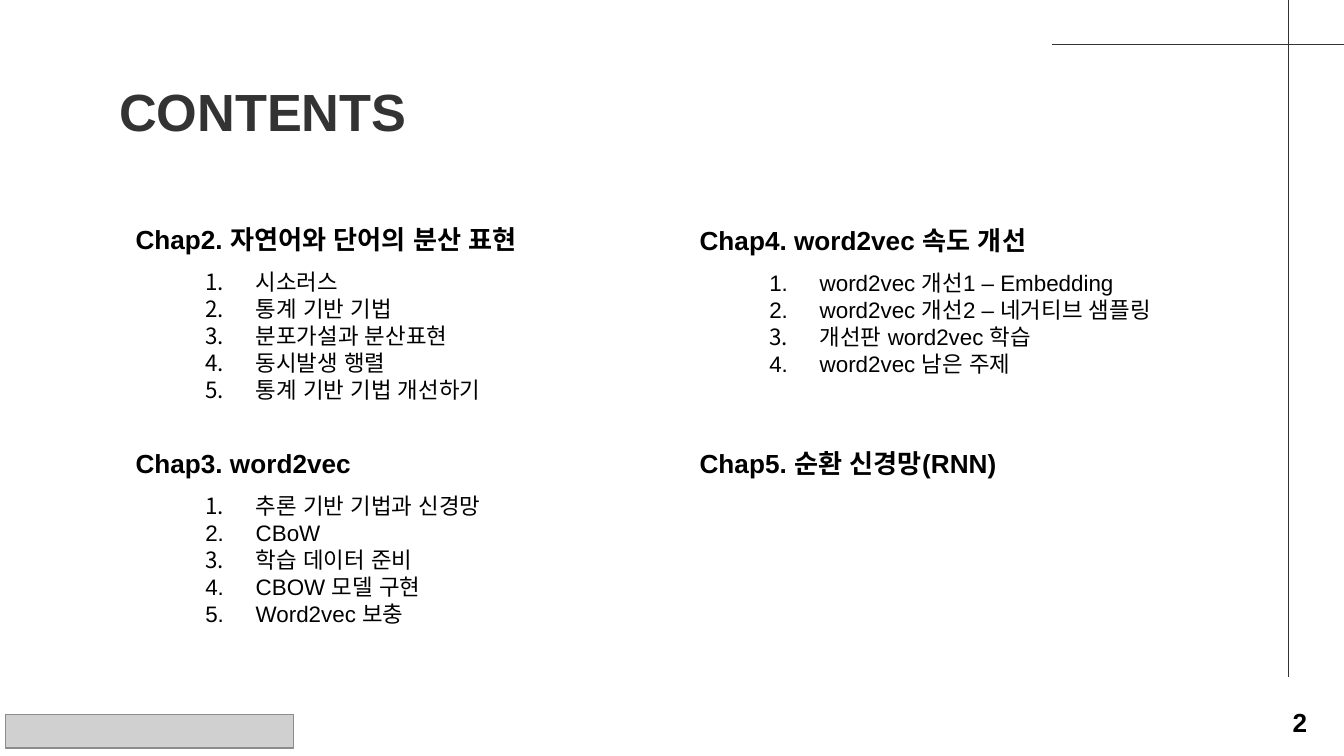
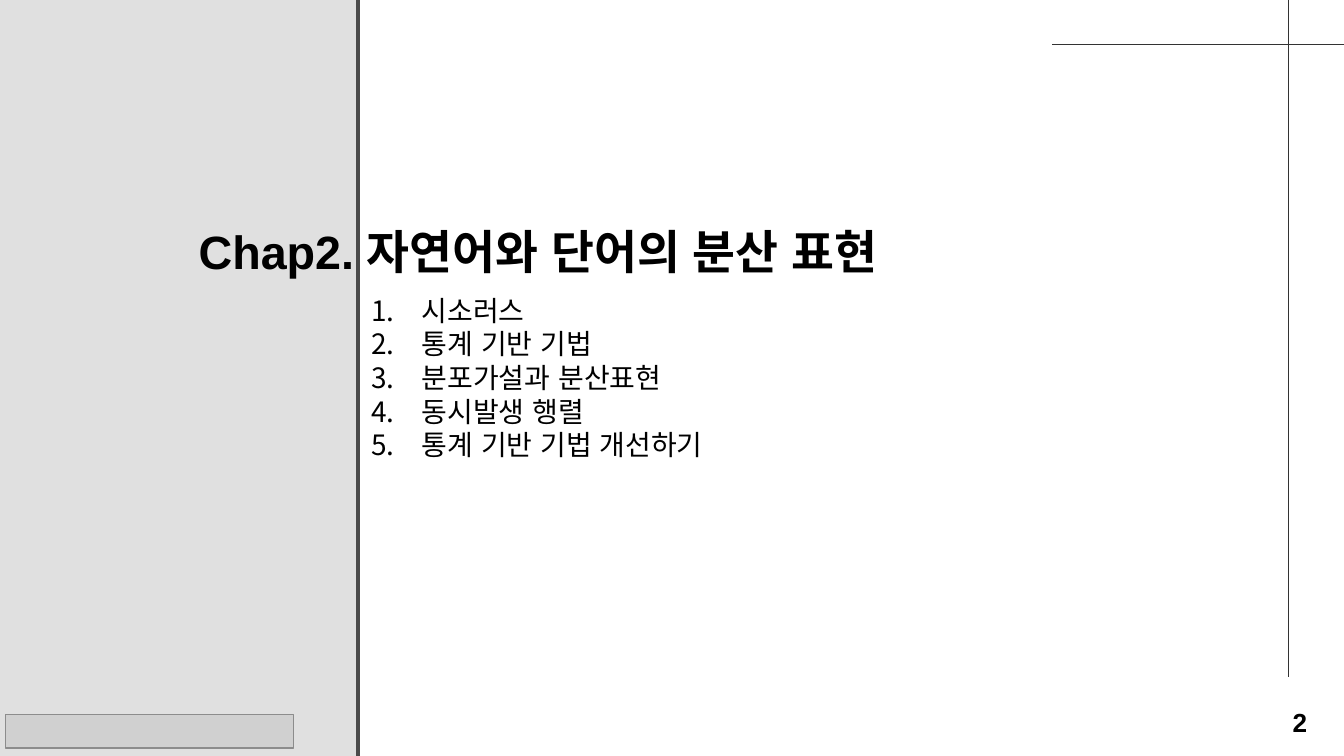
Before and after one commit to seungdeng/Deep-Learning-from-Scratch, a slide deck: slide 2 of study/발표자료/20250220_밑딥2_이승건_chap2345발표자료.pptx. Drawn at 1344x756 pixels with LibreOffice and Linux fonts; fonts in the diff are those of the drawing; grey boxes stand for pictures. Boxes give left, top, right and bottom in pixels: in the first picture for what was removed or moved away, otherwise in the second. Text is boxed around its words. In the diff, an @@ line names an element or a change of style, - is before the commit and + after.

```diff
--- a/study/발표자료/20250220_밑딥2_이승건_chap2345발표자료.pptx
+++ b/study/발표자료/20250220_밑딥2_이승건_chap2345발표자료.pptx
@@ rectangle added at bbox=[0, 0, 358, 756], fill #E0E0E0, outline #4B4B4B 2 pt @@
@@ title removed at bbox=[119, 94, 406, 132] @@
-CONTENTS
@@ text "Chap2. 자연어와 단어의 분산 표현": place and size @@
-text "Chap2. 자연어와 단어의 분산 표현" at bbox=[136, 227, 517, 255]
+text "Chap2. 자연어와 단어의 분산 표현" at bbox=[199, 229, 878, 279]
@@ text "Chap2. 자연어와 단어의 분산 표현" at bbox=[199, 229, 878, 279]: size 14 to 25 pt @@
@@ text removed at bbox=[700, 228, 1026, 256] @@
-Chap4. word2vec 속도 개선
@@ text "시소러스": place and size @@
-text "시소러스" at bbox=[256, 271, 480, 400]
+text "시소러스" at bbox=[422, 298, 703, 458]
@@ text "시소러스" at bbox=[422, 298, 703, 458]: size 12 to 15 pt @@
@@ text removed at bbox=[820, 272, 1151, 374] @@
-1. word2vec 개선1 – Embedding
-2. word2vec 개선2 – 네거티브 샘플링
-3. 개선판 word2vec 학습
-4. word2vec 남은 주제
@@ text removed at bbox=[136, 454, 351, 479] @@
-Chap3. word2vec
@@ text removed at bbox=[700, 451, 997, 479] @@
-Chap5. 순환 신경망(RNN)
@@ text removed at bbox=[256, 495, 481, 624] @@
-1. 추론 기반 기법과 신경망
-2. CBoW
-3. 학습 데이터 준비
-4. CBOW 모델 구현
-5. Word2vec 보충
```
Also in this commit, not shown: 12 other slides changed, 5 slides added, 1 slide removed.
